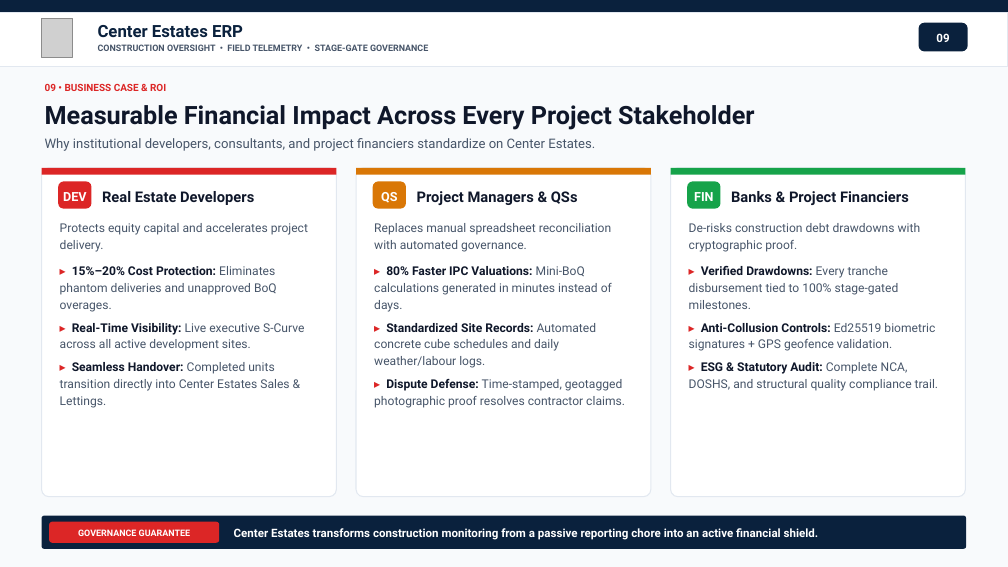
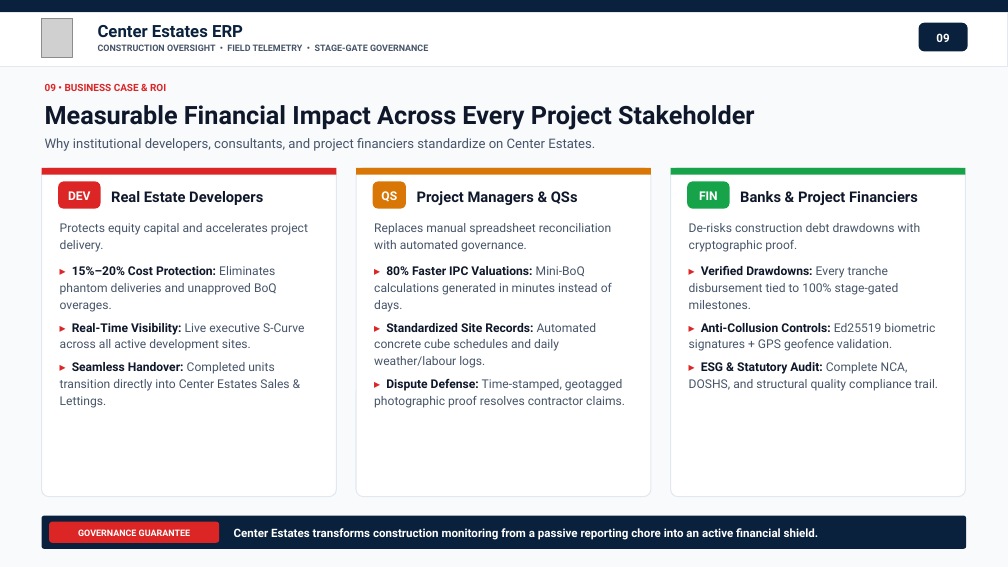
Before and after one commit to samnmbuguah/Center_Estates, a slide deck: slide 10 of docs/presentations/Center_Estates_Construction_and_Mobile_Presentation.pptx. Drawn at 1008x567 pixels with LibreOffice and Linux fonts; fonts in the diff are those of the drawing; grey boxes stand for pictures. Boxes give left, top, right and bottom in pixels: in the first picture for what was removed or moved away, otherwise in the second. Text is boxed around its words. In the diff, an @@ line names an element or a change of style, - is before the commit and + after.

```diff
--- a/docs/presentations/Center_Estates_Construction_and_Mobile_Presentation.pptx
+++ b/docs/presentations/Center_Estates_Construction_and_Mobile_Presentation.pptx
@@ text "DEV" at (68, 191, 91, 200): size 12 to 11.5 pt @@
@@ rounded rectangle: place and size @@
-rounded rectangle at (58, 181, 91, 209)
+rounded rectangle at (58, 181, 101, 209)
@@ text "Real Estate Developers": place and size @@
-text "Real Estate Developers" at (102, 191, 254, 205)
+text "Real Estate Developers" at (111, 191, 263, 205)
@@ text "FIN" at (699, 191, 718, 200): size 12 to 11.5 pt @@
@@ rounded rectangle: place and size @@
-rounded rectangle at (687, 181, 721, 209)
+rounded rectangle at (687, 181, 730, 209)
@@ text "Banks & Project Financiers": place and size @@
-text "Banks & Project Financiers" at (731, 191, 909, 205)
+text "Banks & Project Financiers" at (740, 191, 918, 205)
```
Also in this commit, not shown: 8 other slides changed, 15 other files.
